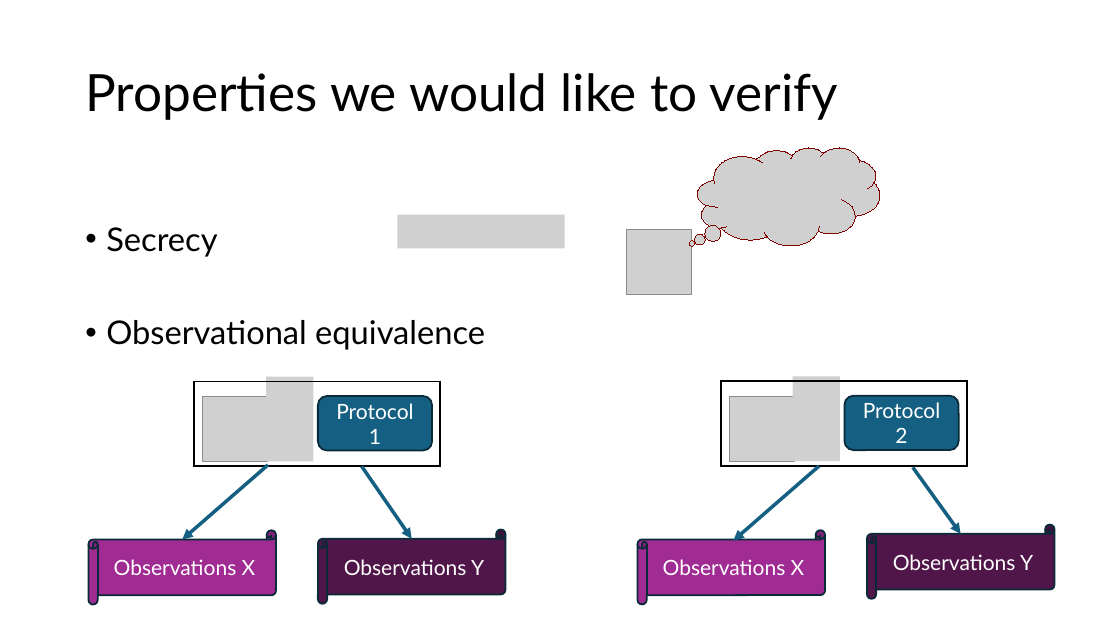
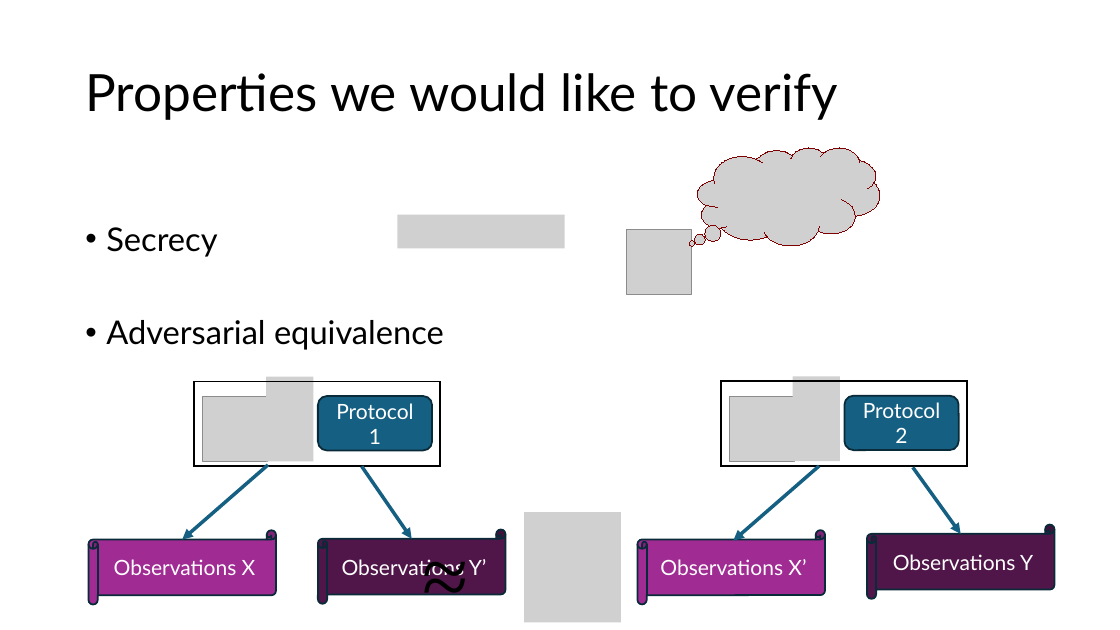
Before and after one commit to csci7135-f25/project-kirby-pppa, a slide deck: slide 11 of talk/symbolic-equivalence-project-presentation.pptx. Drawn at 1120x630 pixels with LibreOffice and Linux fonts; fonts in the diff are those of the drawing; grey boxes stand for pictures. Boxes give left, top, right and bottom in pixels: in the first picture for what was removed or moved away, otherwise in the second. Text is boxed around its words. In the diff, an @@ line names an element or a change of style, - is before the commit and + after.

```diff
--- a/talk/symbolic-equivalence-project-presentation.pptx
+++ b/talk/symbolic-equivalence-project-presentation.pptx
@@ text at (x1=106, y1=320, x2=444, y2=350): text changed @@
-• Observational equivalence
+• Adversarial equivalence
@@ text added at (x1=414, y1=518, x2=494, y2=628), 72 pt, text #000000 @@
+≈
@@ picture added at (x1=524, y1=513, x2=621, y2=623) @@
@@ text in horizontal scroll at (x1=342, y1=559, x2=487, y2=576): text changed @@
-Observations Y
+Observations Y’
@@ text in horizontal scroll at (x1=660, y1=559, x2=806, y2=575): text changed @@
-Observations X
+Observations X’
```
Also in this commit, not shown: 4 other slides changed, 2 slides added.
